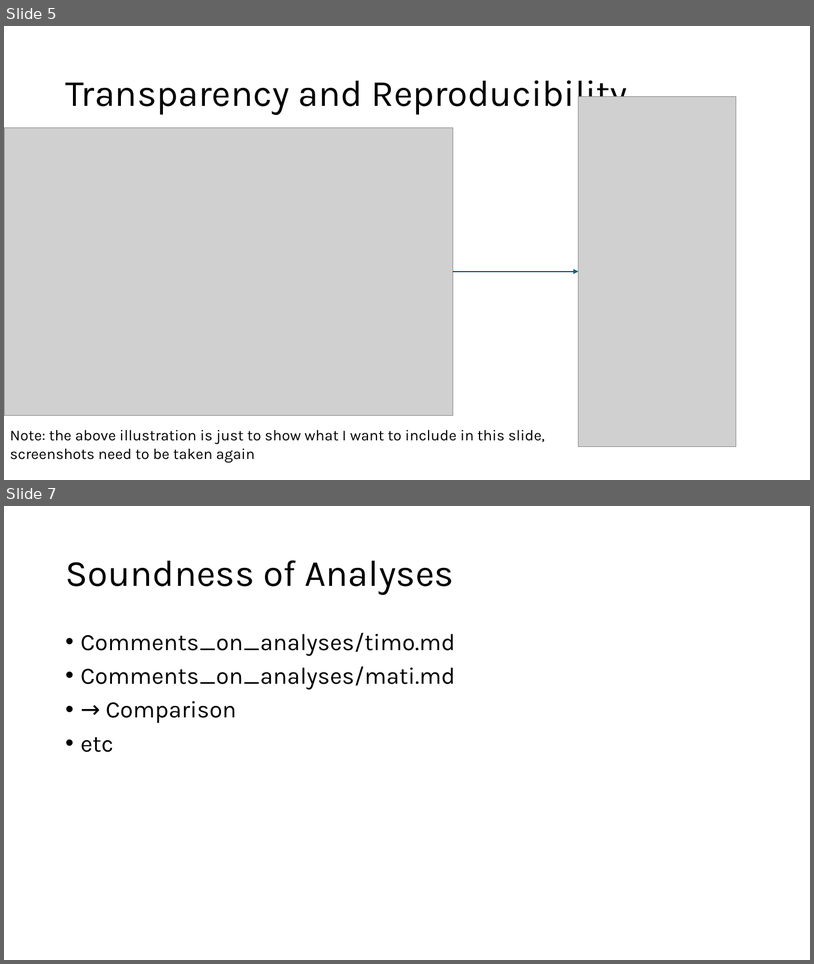
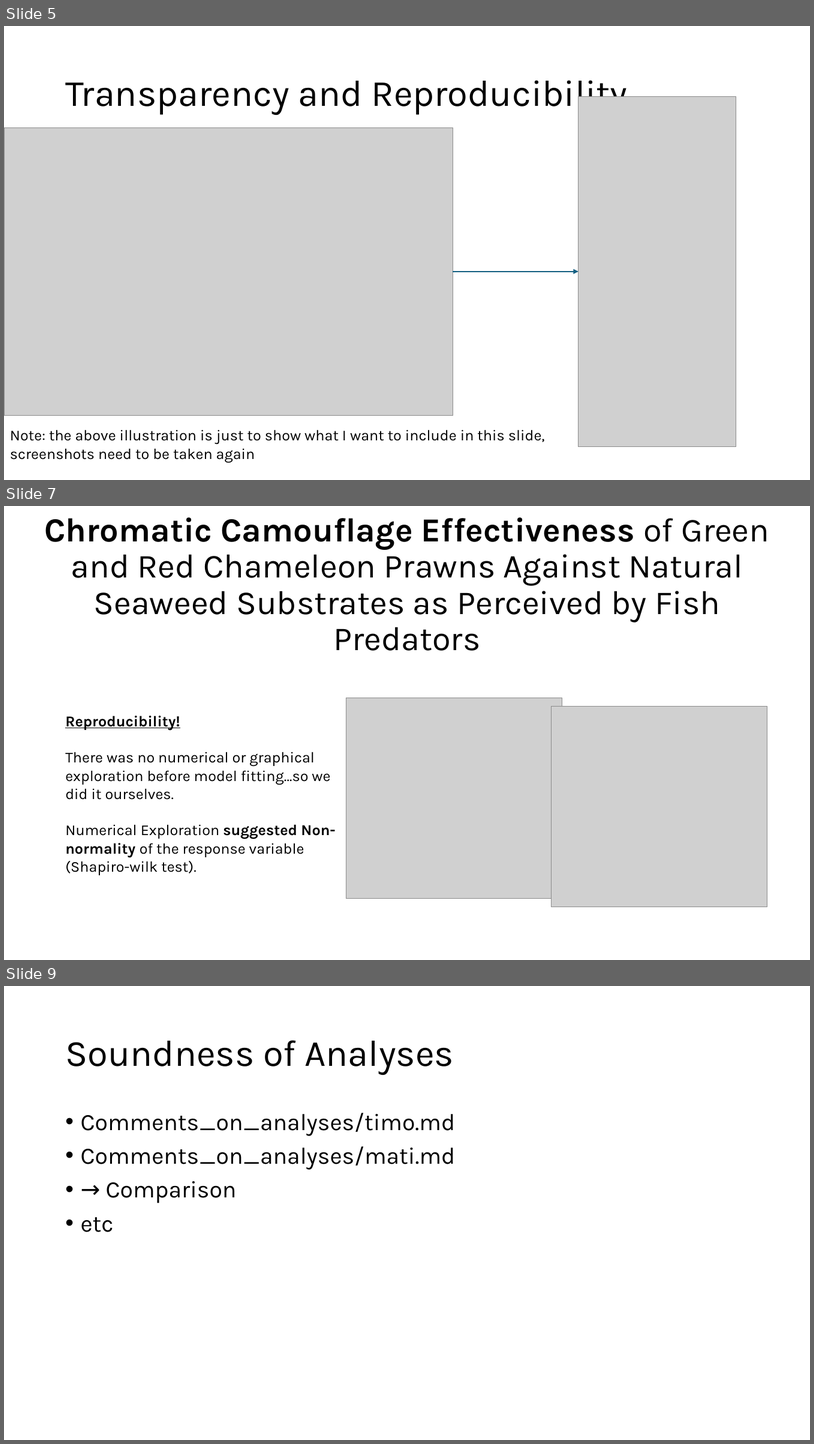
Before and after one commit to starnma1/BME_321_MiniProject, a slide deck: presentation/miniproject_presentation.pptx. Shown one above the other, each under a label of ours: slides 5 and 7 before the commit, slides 5, 7 and 9 after it; the slides between them are not shown. The pictures are 814x964 and 814x1444 pixels, drawn with LibreOffice and Linux fonts; fonts in the diff are those of the drawing; grey boxes stand for pictures. Boxes give left, top, right and bottom in pixels: in the first picture for what was removed or moved away, otherwise in the second. Text is boxed around its words. In the diff, an @@ line names an element or a change of style, - is before the commit and + after.

```diff
--- a/presentation/miniproject_presentation.pptx
+++ b/presentation/miniproject_presentation.pptx
@@ slide 7 added at bbox=[4, 506, 810, 960], background #FFFFFF @@
@@ title added at bbox=[44, 517, 770, 651], 40 pt, text #000000 @@
+Chromatic Camouflage Effectiveness of Green and Red Chameleon Prawns Against Natural Seaweed Substrates as Perceived by Fish Predators
@@ picture added at bbox=[347, 698, 563, 898] @@
@@ text added at bbox=[65, 715, 335, 875], 18 pt, text #000000 @@
+Reproducibility!
+There was no numerical or graphical exploration before model fitting…so we did it ourselves.
+Numerical Exploration suggested Non-normality of the response variable (Shapiro-wilk test).
@@ picture added at bbox=[551, 706, 768, 906] @@
@@ what was slide 7 is now slide 9 @@
```
Also in this commit, not shown: 1 other slide added, 1 other file.
